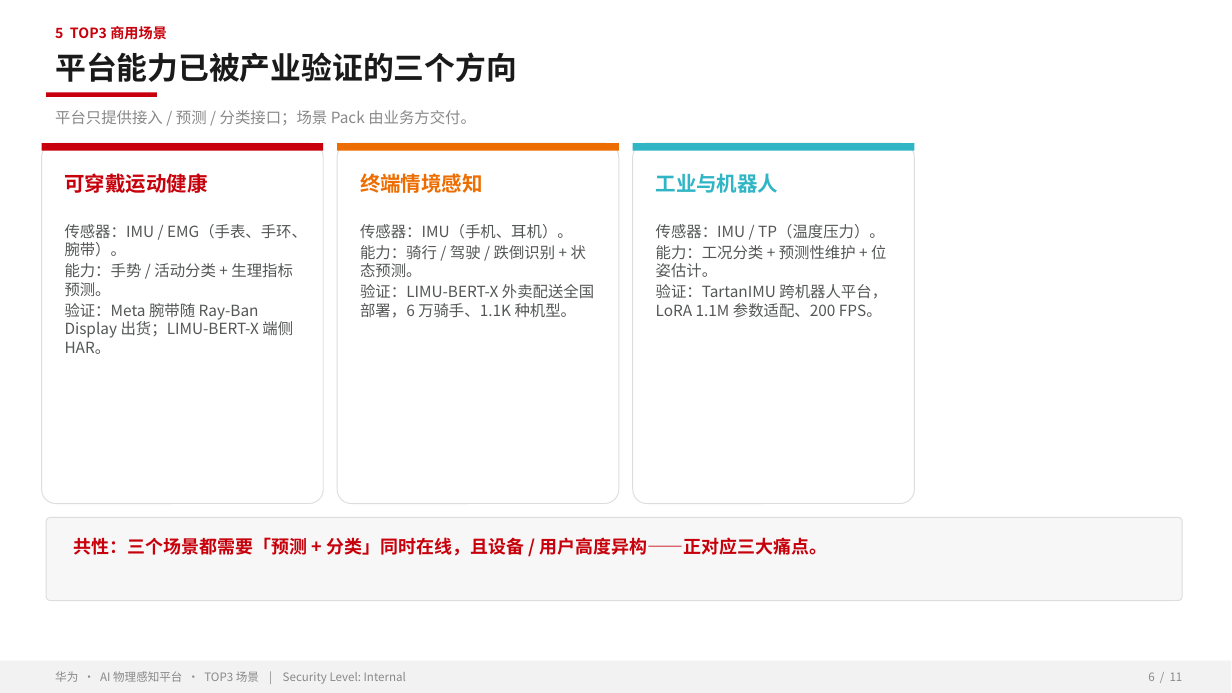
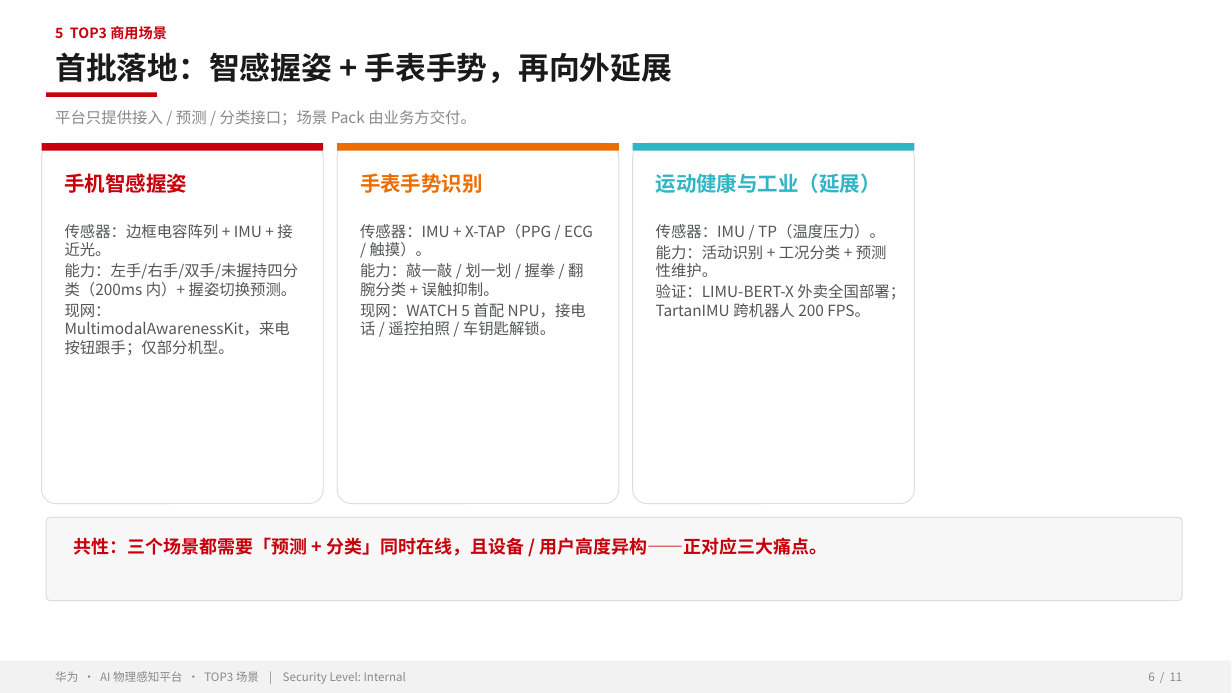
Before and after one commit to zhangrui1123/ai-physical-sensing, a slide deck: slide 6 of AI物理感知平台-华为汇报.pptx. Drawn at 1232x693 pixels with LibreOffice and Linux fonts; fonts in the diff are those of the drawing; background and template pictures are left out. Boxes give left, top, right and bottom in pixels: in the first picture for what was removed or moved away, otherwise in the second. Text is boxed around its words. In the diff, an @@ line names an element or a change of style, - is before the commit and + after.

```diff
--- a/AI物理感知平台-华为汇报.pptx
+++ b/AI物理感知平台-华为汇报.pptx
@@ text at [55,52,672,83]: text changed @@
-平台能力已被产业验证的三个方向
+首批落地：智感握姿 + 手表手势，再向外延展
@@ text at [65,173,188,193]: text changed @@
-可穿戴运动健康
+手机智感握姿
@@ text at [360,173,483,193]: text changed @@
-终端情境感知
+手表手势识别
@@ text at [656,173,881,193]: text changed @@
-工业与机器人
+运动健康与工业（延展）
@@ text at [65,224,299,355]: text changed @@
-传感器：IMU / EMG（手表、手环、腕带）。
-能力：手势 / 活动分类 + 生理指标预测。
-验证：Meta 腕带随 Ray-Ban Display 出货；LIMU-BERT-X 端侧 HAR。
+传感器：边框电容阵列 + IMU + 接近光。
+能力：左手/右手/双手/未握持四分类（200ms 内）+ 握姿切换预测。
+现网：MultimodalAwarenessKit，来电按钮跟手；仅部分机型。
@@ text at [360,224,593,335]: text changed @@
-传感器：IMU（手机、耳机）。
-能力：骑行 / 驾驶 / 跌倒识别 + 状态预测。
-验证：LIMU-BERT-X 外卖配送全国部署，6 万骑手、1.1K 种机型。
+传感器：IMU + X-TAP（PPG / ECG / 触摸）。
+能力：敲一敲 / 划一划 / 握拳 / 翻腕分类 + 误触抑制。
+现网：WATCH 5 首配 NPU，接电话 / 遥控拍照 / 车钥匙解锁。
@@ text at [656,245,905,318]: text changed @@
-能力：工况分类 + 预测性维护 + 位姿估计。
-验证：TartanIMU 跨机器人平台，LoRA 1.1M 参数适配、200 FPS。
+能力：活动识别 + 工况分类 + 预测性维护。
+验证：LIMU-BERT-X 外卖全国部署；TartanIMU 跨机器人 200 FPS。
```
Also in this commit, not shown: 4 other slides changed, 1 other file.
